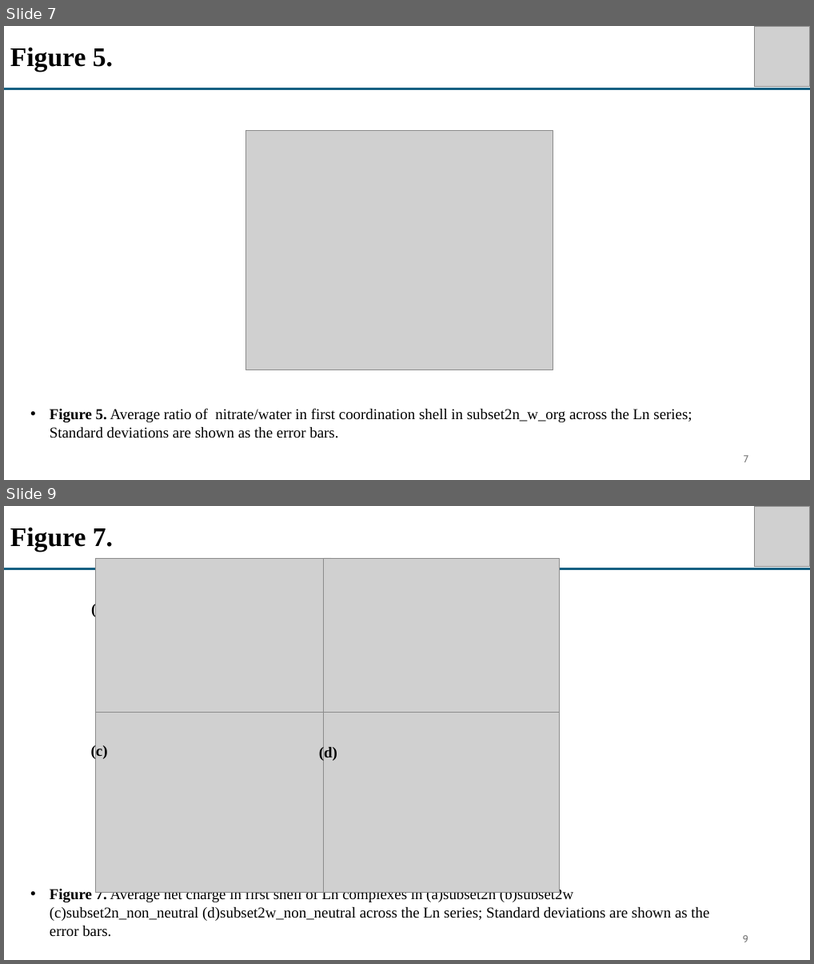
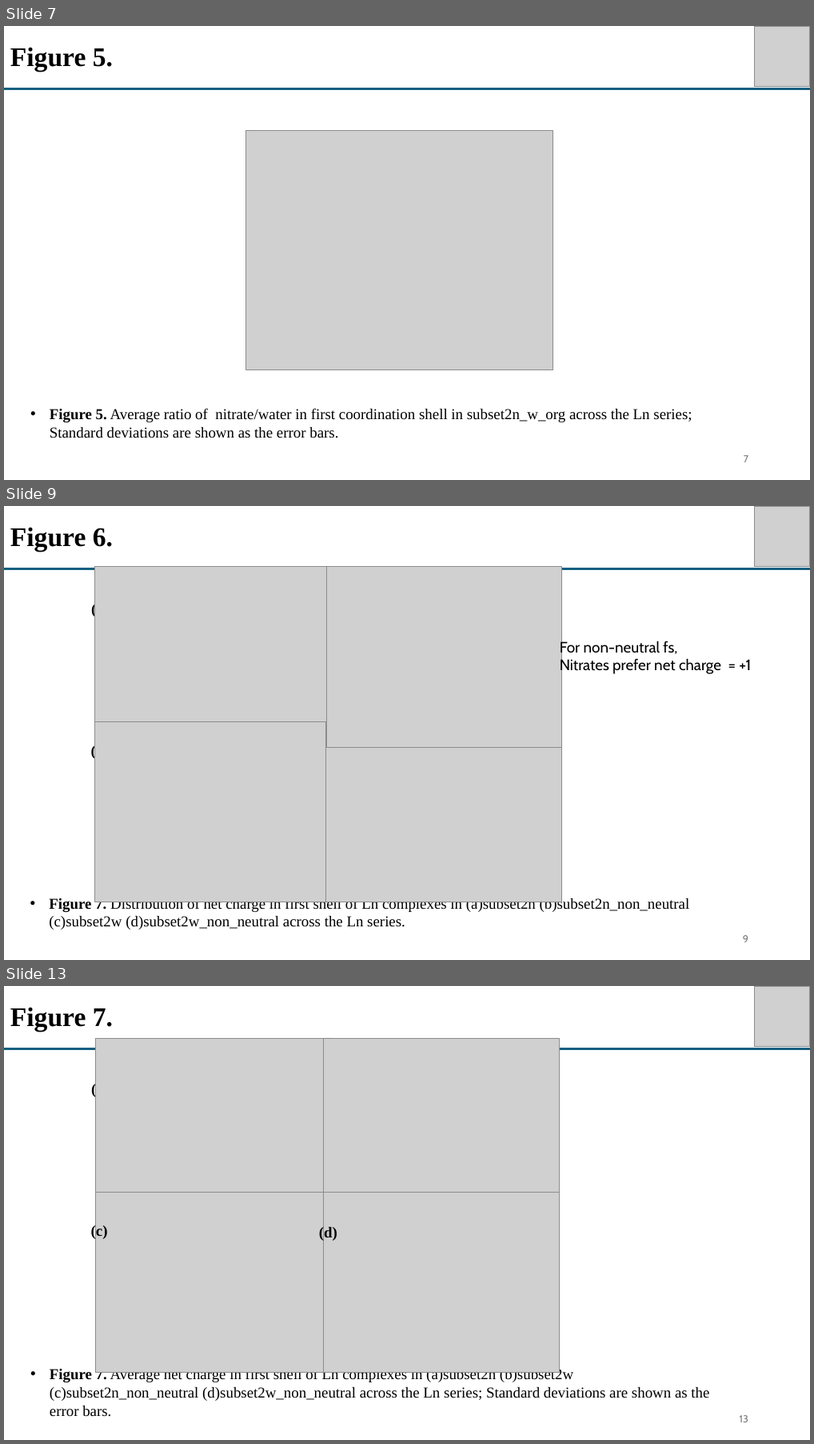
Before and after one commit to sheinlee/nitrate_and_water_in_csd, a slide deck: Figure in paper 2.pptx. Shown one above the other, each under a label of ours: slides 7 and 9 before the commit, slides 7, 9 and 13 after it; the slides between them are not shown. The pictures are 814x964 and 814x1444 pixels, drawn with LibreOffice and Linux fonts; fonts in the diff are those of the drawing; grey boxes stand for pictures. Boxes give left, top, right and bottom in pixels: in the first picture for what was removed or moved away, otherwise in the second. Text is boxed around its words. In the diff, an @@ line names an element or a change of style, - is before the commit and + after.

Commit message:
net charge

```diff
--- a/Figure in paper 2.pptx
+++ b/Figure in paper 2.pptx
@@ slide 9 added at (4,506,810,960), background #FFFFFF @@
@@ title added at (10,527,113,551), 32 pt, text #000000, bold @@
+Figure 6.
@@ picture added at (755,506,810,567) @@
@@ line added from (4, 569) to (810, 569), #156082 3 pt @@
@@ picture added at (95,567,331,747) @@
@@ picture added at (326,567,562,747) @@
@@ text added at (91,603,109,618), 18 pt, text #000000, bold @@
+(a)
@@ text added at (319,603,338,618), 18 pt, text #000000, bold @@
+(b)
@@ text added at (560,640,751,674), 18 pt, text #000000 @@
+For non-neutral fs,
+Nitrates prefer net charge = +1
@@ picture added at (95,721,331,902) @@
@@ picture added at (326,721,562,902) @@
@@ text added at (91,744,108,760), 18 pt, text #000000, bold @@
+(c)
@@ text added at (319,745,338,760), 18 pt, text #000000, bold @@
+(d)
@@ text added at (49,896,690,929), 18 pt, text #000000 @@
+• Figure 7. Distribution of net charge in first shell of Ln complexes in (a)subset2n (b)subset2n_non_neutral (c)subset2w (d)subset2w_non_neutral across the Ln series.
@@ page number added at (743,935,749,942), 12 pt, text #797979 @@
+9
@@ what was slide 9 is now slide 13 @@
@@ page number at (740,1415,749,1422): text changed @@
-9
+13
```
Also in this commit, not shown: 4 slides changed, 3 other slides added, 4 other files.
